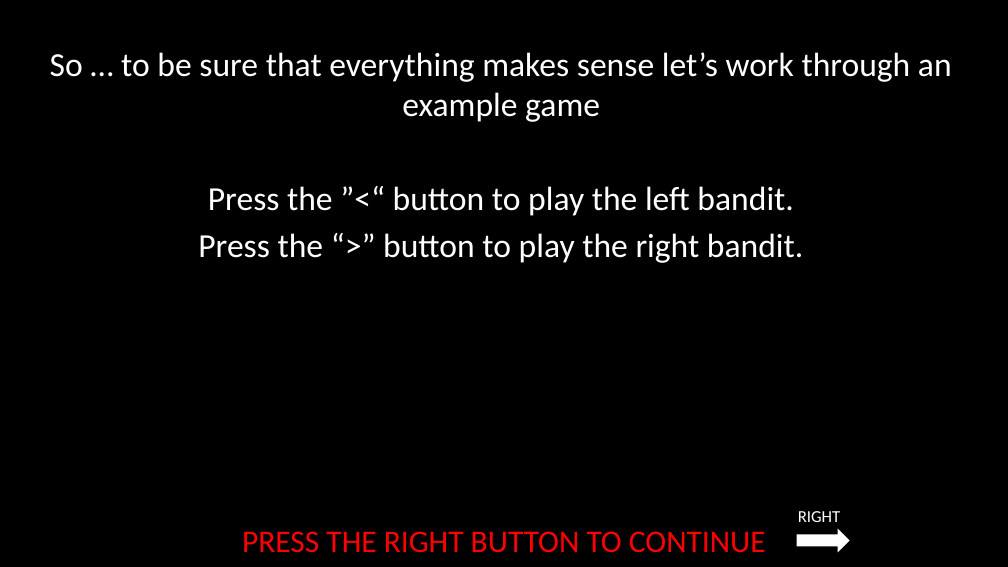
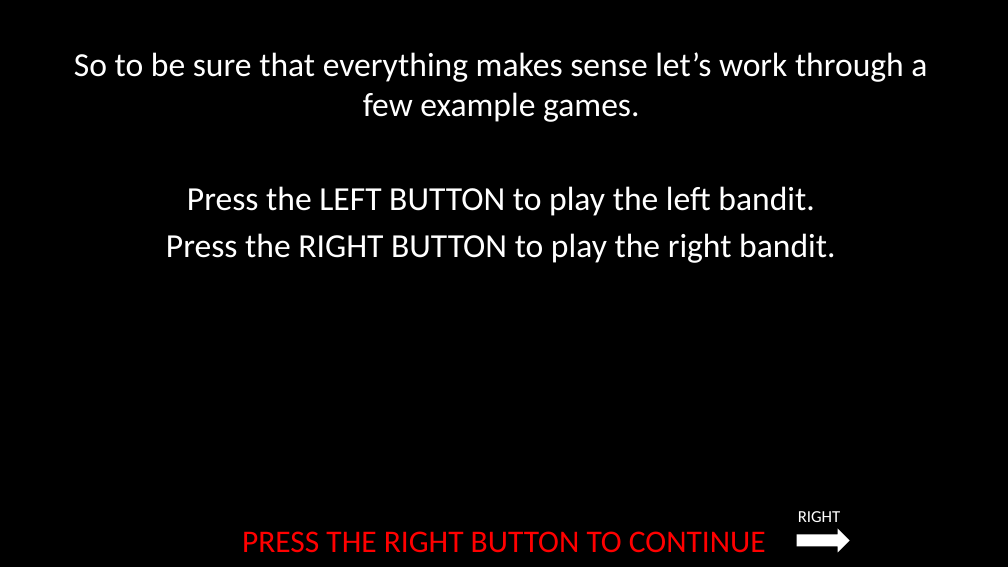
Before and after one commit to laureate-institute-for-brain-research/StimToolOnline, a slide deck: slide 21 of public/js/tasks/horizon/media/horizonInstructions.pptx. Drawn at 1008x567 pixels with LibreOffice and Linux fonts; fonts in the diff are those of the drawing. Boxes give left, top, right and bottom in pixels: in the first picture for what was removed or moved away, otherwise in the second. Text is boxed around its words. In the diff, an @@ line names an element or a change of style, - is before the commit and + after.

```diff
--- a/public/js/tasks/horizon/media/horizonInstructions.pptx
+++ b/public/js/tasks/horizon/media/horizonInstructions.pptx
@@ text at [74, 52, 927, 263]: text changed @@
-So … to be sure that everything makes sense let’s work through an example game
-Press the ”<“ button to play the left bandit.
-Press the “>” button to play the right bandit.
+So to be sure that everything makes sense let’s work through a few example games.
+Press the LEFT BUTTON to play the left bandit.
+Press the RIGHT BUTTON to play the right bandit.
```
Also in this commit, not shown: 16 other slides changed, 20 other files.
